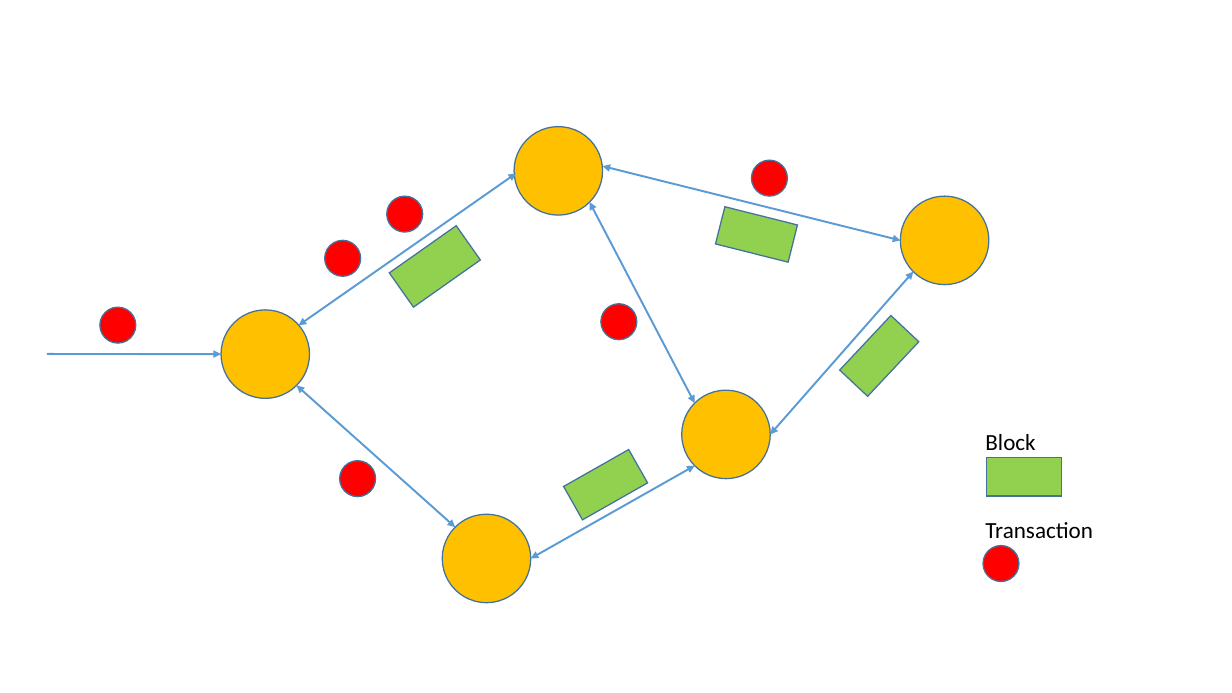
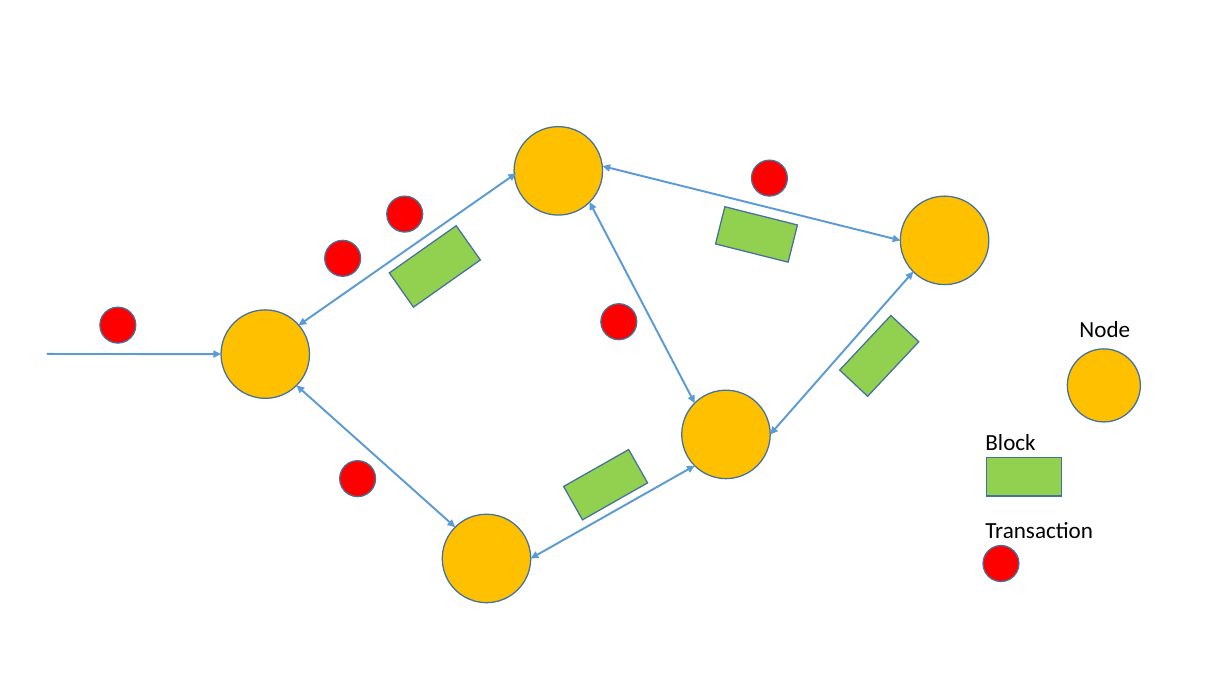
Before and after one commit to ajlopez/Talks, a slide deck: slide 6 of ConnBlockchains/images/BlockchainImages.pptx. Drawn at 1232x693 pixels with LibreOffice and Linux fonts; fonts in the diff are those of the drawing. Boxes give left, top, right and bottom in pixels: in the first picture for what was removed or moved away, otherwise in the second. Text is boxed around its words. In the diff, an @@ line names an element or a change of style, - is before the commit and + after.

```diff
--- a/ConnBlockchains/images/BlockchainImages.pptx
+++ b/ConnBlockchains/images/BlockchainImages.pptx
@@ text added at (x1=1079, y1=321, x2=1130, y2=337), 18 pt, text #000000 @@
+Node
@@ ellipse added at (x1=1067, y1=349, x2=1141, y2=422), fill #FFC000, outline #43739E 1 pt @@
```
Also in this commit, not shown: 1 slide added, 2 other files.
